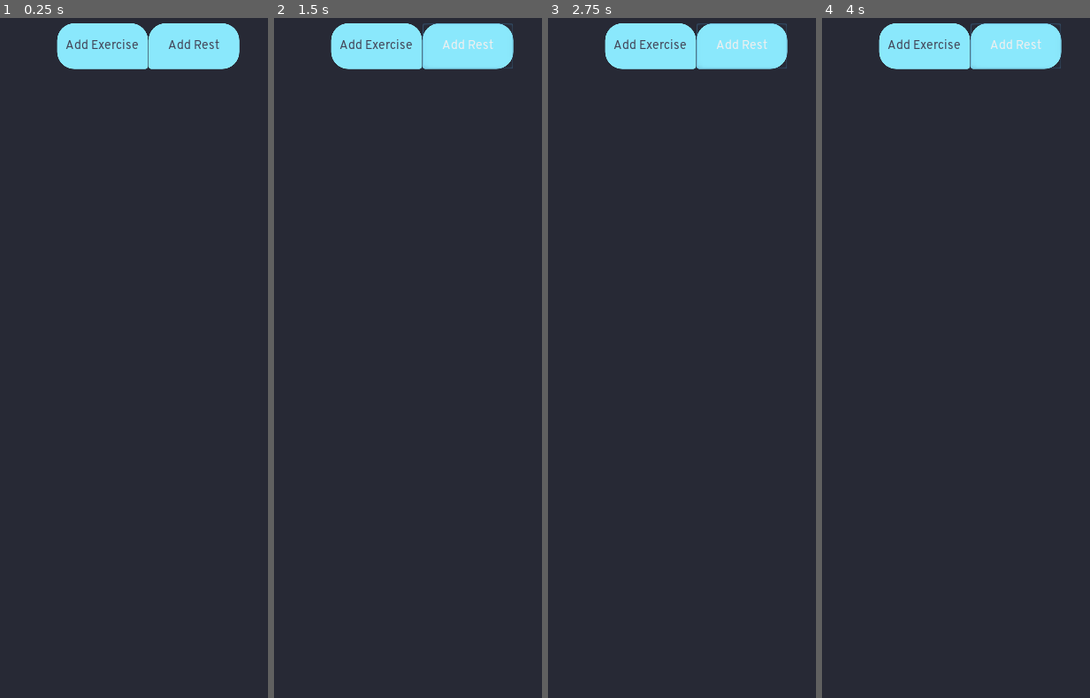
Above: before the commit, frames 1-4 (left to right).
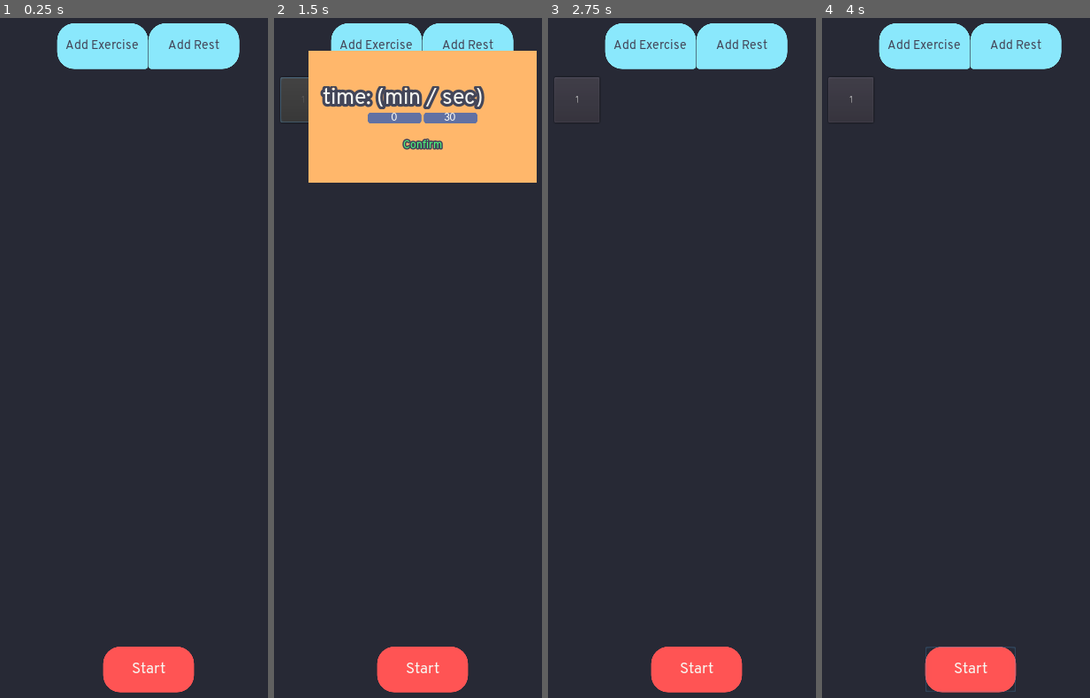
Above: after the commit, the same moments.

Repository: DevMort/Exercise-Assistant
Game: Godot game, scene res://Main.tscn
Same seed, same stepped clock (60 frames per second), same inputs: the game is played once before the commit and once after it.
Inputs (mouse positions are in pixels of both pictures, inside the frame that each line leads up to):
- Up to frame 1 (0.25 s): no input
- Up to frame 2 (1.5 s): click "Add Rest" at 0.5 s; click (303, 99) at 1.25 s, where only the run after the commit has a clickable "1"
- Up to frame 3 (2.75 s): click (695, 147) at 2 s, where only the run after the commit has a clickable "Confirm"
- Up to frame 4 (4 s): click (969, 670) at 2.75 s, where only the run after the commit has a clickable "Start"; click (969, 670) at 3.5 s, where only the run after the commit has a clickable "Start"

The runs differ from the first frame. In frame 1, 2.2% of the frame differs, in the area x 38-73%, y 92-100%; in frame 2, 19%, in the area x 2-99%, y 0-100%; in frame 3, 2.5%; in frame 4, 2.5%.

Commit message:
Added rest

Diff:
--- a/Main.tscn
+++ b/Main.tscn
@@ -1,8 +1,9 @@
-[gd_scene load_steps=10 format=2]
+[gd_scene load_steps=13 format=2]
 
 [ext_resource path="res://Fonts/overpass-regular.otf" type="DynamicFontData" id=1]
 [ext_resource path="res://Scripts/Main.gd" type="Script" id=2]
 [ext_resource path="res://Exercise.tscn" type="PackedScene" id=3]
+[ext_resource path="res://Rest.tscn" type="PackedScene" id=4]
 
 [sub_resource type="StyleBoxFlat" id=1]
 bg_color = Color( 0.545098, 0.913725, 0.992157, 1 )
@@ -40,6 +41,17 @@
 size = 18
 font_data = ExtResource( 1 )
 
+[sub_resource type="StyleBoxFlat" id=7]
+bg_color = Color( 1, 0.333333, 0.333333, 1 )
+corner_radius_top_left = 24
+corner_radius_top_right = 24
+corner_radius_bottom_right = 24
+corner_radius_bottom_left = 24
+
+[sub_resource type="DynamicFont" id=8]
+size = 22
+font_data = ExtResource( 1 )
+
 [node name="Main" type="Control"]
 anchor_right = 1.0
 anchor_bottom = 1.0
@@ -48,6 +60,7 @@
 "_edit_use_anchors_": false
 }
 exercise_scene = ExtResource( 3 )
+rest_scene = ExtResource( 4 )
 
 [node name="VBoxContainer" type="VBoxContainer" parent="."]
 anchor_right = 1.0
@@ -99,7 +112,7 @@
 [node name="MarginContainer2" type="MarginContainer" parent="VBoxContainer"]
 margin_top = 92.0
 margin_right = 450.0
-margin_bottom = 1000.0
+margin_bottom = 900.0
 size_flags_vertical = 3
 custom_constants/margin_right = 24
 custom_constants/margin_top = 8
@@ -110,10 +123,34 @@
 margin_left = 24.0
 margin_top = 8.0
 margin_right = 426.0
-margin_bottom = 884.0
+margin_bottom = 784.0
 custom_constants/vseparation = 8
 custom_constants/hseparation = 20
 columns = 5
 __meta__ = {
 "_edit_use_anchors_": false
 }
+
+[node name="MarginContainer3" type="MarginContainer" parent="VBoxContainer"]
+margin_top = 904.0
+margin_right = 450.0
+margin_bottom = 1000.0
+custom_constants/margin_bottom = 32
+
+[node name="CenterContainer" type="CenterContainer" parent="VBoxContainer/MarginContainer3"]
+margin_right = 450.0
+margin_bottom = 64.0
+
+[node name="start" type="Button" parent="VBoxContainer/MarginContainer3/CenterContainer"]
+margin_left = 161.0
+margin_right = 289.0
+margin_bottom = 64.0
+rect_min_size = Vector2( 128, 64 )
+custom_styles/hover = SubResource( 7 )
+custom_styles/pressed = SubResource( 7 )
+custom_styles/normal = SubResource( 7 )
+custom_fonts/font = SubResource( 8 )
+custom_colors/font_color = Color( 0.972549, 0.972549, 0.94902, 1 )
+custom_colors/font_color_hover = Color( 0.972549, 0.972549, 0.94902, 1 )
+custom_colors/font_color_pressed = Color( 0.972549, 0.972549, 0.94902, 1 )
+text = "Start"
--- /dev/null
+++ b/Rest.tscn
@@ -0,0 +1,159 @@
+[gd_scene load_steps=9 format=2]
+
+[ext_resource path="res://Scripts/Rest.gd" type="Script" id=1]
+[ext_resource path="res://Fonts/overpass-regular.otf" type="DynamicFontData" id=2]
+
+[sub_resource type="DynamicFont" id=1]
+size = 32
+outline_size = 4
+outline_color = Color( 0.266667, 0.278431, 0.352941, 1 )
+font_data = ExtResource( 2 )
+
+[sub_resource type="StyleBoxFlat" id=2]
+bg_color = Color( 0.384314, 0.447059, 0.643137, 1 )
+corner_radius_top_left = 4
+corner_radius_top_right = 4
+corner_radius_bottom_right = 4
+corner_radius_bottom_left = 4
+
+[sub_resource type="StyleBoxFlat" id=4]
+bg_color = Color( 0.384314, 0.447059, 0.643137, 1 )
+corner_radius_top_left = 4
+corner_radius_top_right = 4
+corner_radius_bottom_right = 4
+corner_radius_bottom_left = 4
+
+[sub_resource type="DynamicFont" id=3]
+font_data = ExtResource( 2 )
+
+[sub_resource type="StyleBoxEmpty" id=5]
+
+[sub_resource type="DynamicFont" id=6]
+outline_size = 2
+outline_color = Color( 0.266667, 0.278431, 0.352941, 1 )
+font_data = ExtResource( 2 )
+
+[node name="Exercise" type="MarginContainer"]
+margin_right = 40.0
+margin_bottom = 40.0
+script = ExtResource( 1 )
+__meta__ = {
+"_edit_use_anchors_": false
+}
+
+[node name="CenterContainer" type="CenterContainer" parent="."]
+margin_right = 64.0
+margin_bottom = 64.0
+
+[node name="Button" type="Button" parent="CenterContainer"]
+margin_right = 64.0
+margin_bottom = 64.0
+rect_min_size = Vector2( 64, 64 )
+
+[node name="CanvasLayer" type="CanvasLayer" parent="."]
+
+[node name="MarginContainer" type="MarginContainer" parent="CanvasLayer"]
+anchor_right = 1.0
+anchor_bottom = 1.0
+margin_top = -0.890884
+margin_bottom = -0.890869
+custom_constants/margin_right = 64
+custom_constants/margin_top = 64
+custom_constants/margin_left = 64
+custom_constants/margin_bottom = 750
+__meta__ = {
+"_edit_use_anchors_": false
+}
+
+[node name="Panel" type="ColorRect" parent="CanvasLayer/MarginContainer"]
+margin_left = 64.0
+margin_top = 64.0
+margin_right = 386.0
+margin_bottom = 250.0
+color = Color( 1, 0.721569, 0.423529, 1 )
+
+[node name="MarginContainer" type="MarginContainer" parent="CanvasLayer/MarginContainer/Panel"]
+anchor_right = 1.0
+anchor_bottom = 1.0
+custom_constants/margin_right = 12
+custom_constants/margin_top = 50
+custom_constants/margin_left = 12
+custom_constants/margin_bottom = 12
+__meta__ = {
+"_edit_use_anchors_": false
+}
+
+[node name="VBoxContainer" type="VBoxContainer" parent="CanvasLayer/MarginContainer/Panel/MarginContainer"]
+margin_left = 12.0
+margin_top = 50.0
+margin_right = 310.0
+margin_bottom = 174.0
+
+[node name="time" type="RichTextLabel" parent="CanvasLayer/MarginContainer/Panel/MarginContainer/VBoxContainer"]
+margin_right = 298.0
+margin_bottom = 33.0
+rect_min_size = Vector2( 0, 33 )
+custom_fonts/normal_font = SubResource( 1 )
+custom_colors/default_color = Color( 0.972549, 0.972549, 0.94902, 1 )
+bbcode_enabled = true
+bbcode_text = "[shake rate=7 level=4] time: (min / sec) [/shake]"
+text = " time: (min / sec) "
+
+[node name="HBoxContainer" type="HBoxContainer" parent="CanvasLayer/MarginContainer/Panel/MarginContainer/VBoxContainer"]
+margin_top = 37.0
+margin_right = 298.0
+margin_bottom = 53.0
+alignment = 1
+
+[node name="minutes" type="LineEdit" parent="CanvasLayer/MarginContainer/Panel/MarginContainer/VBoxContainer/HBoxContainer"]
+margin_left = 72.0
+margin_right = 147.0
+margin_bottom = 16.0
+rect_min_size = Vector2( 75, 0 )
+custom_styles/focus = SubResource( 2 )
+custom_styles/normal = SubResource( 4 )
+custom_fonts/font = SubResource( 3 )
+custom_colors/font_color_selected = Color( 0.972549, 0.972549, 0.94902, 1 )
+custom_colors/font_color = Color( 0.972549, 0.972549, 0.94902, 1 )
+text = "0"
+align = 1
+max_length = 2
+
+[node name="seconds" type="LineEdit" parent="CanvasLayer/MarginContainer/Panel/MarginContainer/VBoxContainer/HBoxContainer"]
+margin_left = 151.0
+margin_right = 226.0
+margin_bottom = 16.0
+rect_min_size = Vector2( 75, 0 )
+custom_styles/focus = SubResource( 2 )
+custom_styles/normal = SubResource( 4 )
+custom_fonts/font = SubResource( 3 )
+custom_colors/font_color_selected = Color( 0.972549, 0.972549, 0.94902, 1 )
+custom_colors/font_color = Color( 0.972549, 0.972549, 0.94902, 1 )
+text = "30"
+align = 1
+max_length = 2
+
+[node name="MarginContainer" type="MarginContainer" parent="CanvasLayer/MarginContainer/Panel/MarginContainer/VBoxContainer"]
+margin_top = 57.0
+margin_right = 298.0
+margin_bottom = 93.0
+custom_constants/margin_top = 20
+
+[node name="CenterContainer" type="CenterContainer" parent="CanvasLayer/MarginContainer/Panel/MarginContainer/VBoxContainer/MarginContainer"]
+margin_top = 20.0
+margin_right = 298.0
+margin_bottom = 36.0
+
+[node name="confirm" type="Button" parent="CanvasLayer/MarginContainer/Panel/MarginContainer/VBoxContainer/MarginContainer/CenterContainer"]
+margin_left = 120.0
+margin_right = 177.0
+margin_bottom = 16.0
+custom_styles/hover = SubResource( 5 )
+custom_styles/pressed = SubResource( 5 )
+custom_styles/focus = SubResource( 5 )
+custom_styles/normal = SubResource( 5 )
+custom_fonts/font = SubResource( 6 )
+custom_colors/font_color = Color( 0.313726, 0.980392, 0.482353, 1 )
+custom_colors/font_color_hover = Color( 0.972549, 0.972549, 0.94902, 1 )
+custom_colors/font_color_pressed = Color( 0.313726, 0.980392, 0.482353, 1 )
+text = "Confirm"
--- a/Scripts/Main.gd
+++ b/Scripts/Main.gd
@@ -1,17 +1,28 @@
 extends Control
 
 export (PackedScene) var exercise_scene
+export (PackedScene) var rest_scene
 
 onready var add_exercise_button = $VBoxContainer/MarginContainer/HBoxContainer/add_exerise
+onready var add_rest_button = $VBoxContainer/MarginContainer/HBoxContainer/add_rest
 onready var grid = $VBoxContainer/MarginContainer2/GridContainer
+onready var start_button = $VBoxContainer/MarginContainer3/CenterContainer/start
 
 var ex_count : int = 0
+var re_count : int = 0
 
 func _ready():
 	add_exercise_button.connect("pressed", self, "add_exercise")
+	add_rest_button.connect("pressed", self, "add_rest")
 
 func add_exercise() -> void:
 	var e = exercise_scene.instance()
 	grid.add_child(e)
 	ex_count += 1
 	e.button.text = String(ex_count)
+
+func add_rest() -> void:
+	var r = rest_scene.instance()
+	grid.add_child(r)
+	re_count += 1
+	r.button.text = String(re_count)
--- /dev/null
+++ b/Scripts/Rest.gd
@@ -0,0 +1,25 @@
+extends MarginContainer
+
+onready var button = $CenterContainer/Button
+onready var panel = $CanvasLayer/MarginContainer/Panel
+onready var confirm = $CanvasLayer/MarginContainer/Panel/MarginContainer/VBoxContainer/MarginContainer/CenterContainer/confirm
+onready var minutes_input = $CanvasLayer/MarginContainer/Panel/MarginContainer/VBoxContainer/HBoxContainer/minutes
+onready var seconds_input = $CanvasLayer/MarginContainer/Panel/MarginContainer/VBoxContainer/HBoxContainer/seconds
+
+var minutes : String = ""
+var seconds : String = ""
+
+func _ready():
+	button.connect("pressed", self, "modify_exercise")
+	confirm.connect("pressed", self, "confirm")
+	panel.get_parent().hide()
+
+func modify_exercise() -> void:
+	button.disabled = true
+	panel.get_parent().show()
+func confirm() -> void:
+	minutes = minutes_input.text
+	seconds = seconds_input.text
+
+	panel.get_parent().hide()
+	button.disabled = false
